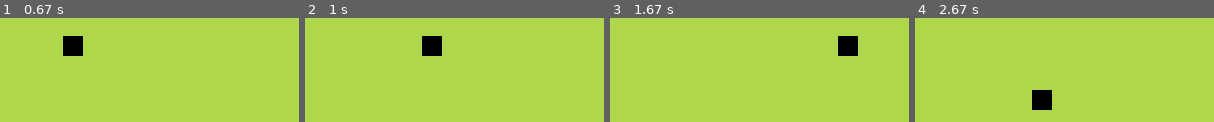
Above: before the commit, frames 1-4 (left to right).
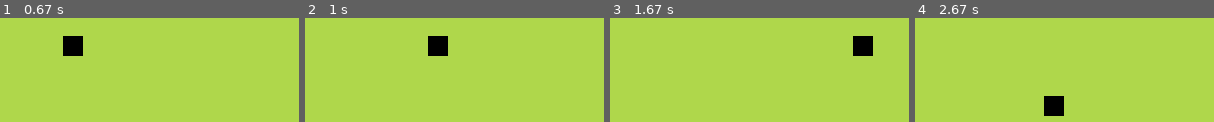
Above: after the commit, the same moments.

Repository: tenos200/snakePygame
Game: pygame game, started from snake.py
Two runs of this game, one before a commit and one after it. Both use one fixed random seed, a clock stepped at 60 frames per second and the inputs below.
Inputs:
- Up to frame 1 (0.67 s): hold Right from 0.33 s (still down)
- Up to frame 2 (1 s): release Right at 0.8 s; hold Right from 0.83 s (still down)
- Up to frame 3 (1.67 s): release Right at 1.13 s; hold Right 1.17-1.63 s
- Up to frame 4 (2.67 s): hold Left 1.67-2.2 s; hold Down 2.23-2.53 s; hold Left from 2.57 s (still down)

Frame 1 is identical in both runs. In frame 2, 0.8% of the frame differs, in the area x 39-48%, y 17-37%; in frame 3, 1.9%, in the area x 76-88%, y 17-37%; in frame 4, 1.9%.

Commit message:
added border so game ends when outside is hit

Diff:
--- a/snake.py
+++ b/snake.py
@@ -17,6 +17,8 @@
 def main():
     x = 50
     y = 50
+    x_change = 0
+    y_change = 0
     height = 20
     width = 20
     pg.init()
@@ -25,29 +27,40 @@
     clock.tick(60)
     pg.display.set_caption('Snake')
 
-    while True:
+    game = True
+
+    while game:
         for event in pg.event.get():
             if event.type == pg.QUIT:
                 pg.quit()
                 sys.exit()
+            if event.type == pg.KEYDOWN:
+                keys = pg.key.get_pressed()
+                if event.key == pg.K_LEFT:
+                    x_change = -velocity
+                    y_change = 0
+                elif event.key == pg.K_RIGHT:
+                    x_change = velocity
+                    y_change = 0
+                elif event.key == pg.K_UP:
+                    y_change = -velocity
+                    x_change = 0
+                elif event.key == pg.K_DOWN:
+                    y_change = velocity
+                    x_change = 0
 
-        keys = pg.key.get_pressed()
-        if x > 580 or x < 0 or y > 580 or y < 0:
-            gameOver(board)
+        y+=y_change
+        x+=x_change
+        board.fill(bg_color)
 
-        if keys[pg.K_LEFT]:
-            x-=velocity
-        elif keys[pg.K_RIGHT]:
-            x+=velocity
-        elif keys[pg.K_UP]:
-            y-=velocity
-        elif keys[pg.K_DOWN]:
-            y+=velocity
-
-        board.fill(bg_color)
         pg.draw.rect(board, (0, 0, 0), (x, y, height, width))
         clock.tick(60)
         pg.display.update()
+
+        if x > 580 or x < 0 or y > 580 or y < 0:
+            x_change = 0
+            y_change = 0
+            game = gameOver(board)
 
 
 def gameOver(board):
@@ -56,6 +69,8 @@
         board.fill(game_over_color)
         board.blit(text, (200, 300))
         pg.display.update()
+        time.sleep(2)
+        return False
 
 if __name__ == "__main__":
     main()
